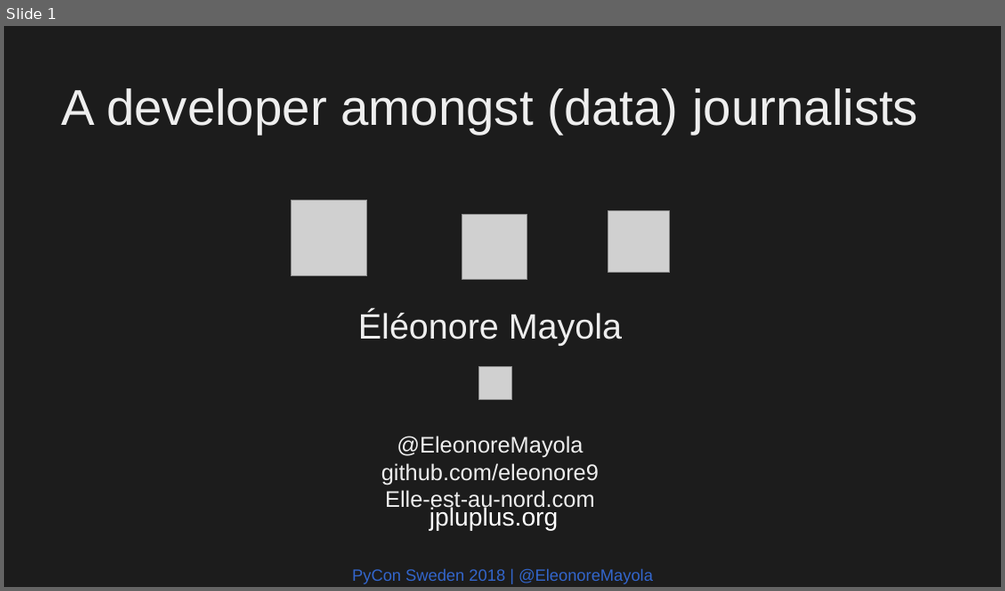
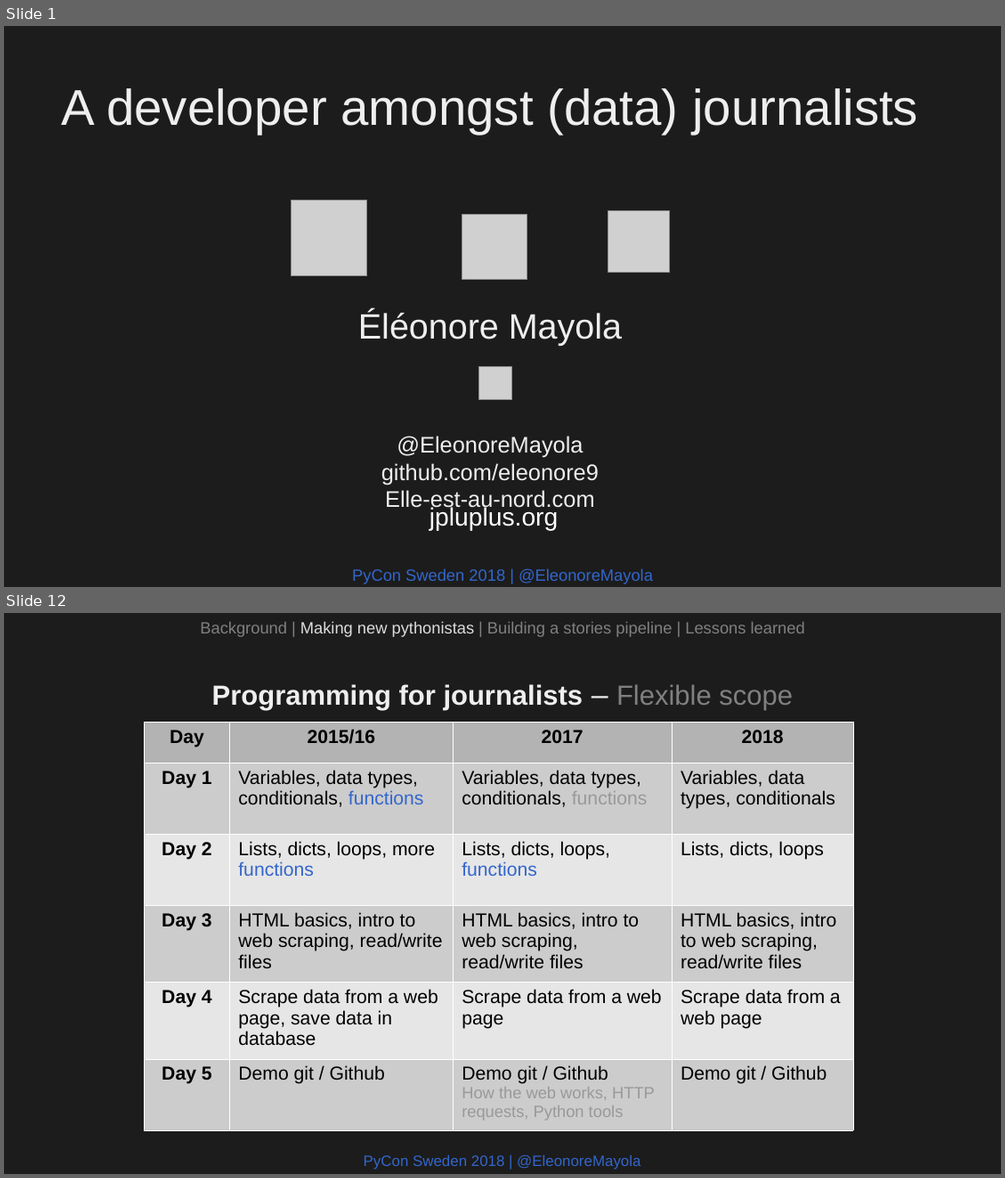
Before and after one commit to Eleonore9/-pyconse18, a slide deck: pyconse2018.odp. Shown one above the other, each under a label of ours: slide 1 before the commit, slides 1 and 12 after it; the slides between them are not shown. The pictures are 1005x591 and 1005x1178 pixels, drawn with LibreOffice and Linux fonts; fonts in the diff are those of the drawing; grey boxes stand for pictures. Boxes give left, top, right and bottom in pixels: in the first picture for what was removed or moved away, otherwise in the second. Text is boxed around its words. In the diff, an @@ line names an element or a change of style, - is before the commit and + after.

```diff
--- a/pyconse2018.odp
+++ b/pyconse2018.odp
@@ slide 12 added at (4, 613, 1001, 1174), background #1C1C1C @@
@@ text added at (200, 621, 805, 637), 13 pt, text #808080 @@
+Background | Making new pythonistas | Building a stories pipeline | Lessons learned
@@ text added at (212, 684, 793, 710), 22 pt, text #EEEEEE, bold @@
+Programming for journalists – Flexible scope
@@ table added at (145, 722, 853, 1124), 6 rows, 4 columns @@
+Day | 2015/16 | 2017 | 2018
+Day 1 | Variables, data types, conditionals, functions | Variables, data types, conditionals, functions | Variables, data types, conditionals
+Day 2 | Lists, dicts, loops, more functions | Lists, dicts, loops, functions | Lists, dicts, loops
+Day 3 | HTML basics, intro to web scraping, read/write files | HTML basics, intro to web scraping, read/write files | HTML basics, intro to web scraping, read/write files
+Day 4 | Scrape data from a web page, save data in database | Scrape data from a web page | Scrape data from a web page
+Day 5 | Demo git / Github | Demo git / Github / How the web works, HTTP requests, Python tools | Demo git / Github
@@ text added at (364, 1154, 640, 1169), 12 pt, text #3366CC @@
+PyCon Sweden 2018 | @EleonoreMayola
```
Also in this commit, not shown: 21 slides changed, 4 other slides added, 6 slides removed, 4 other files.
